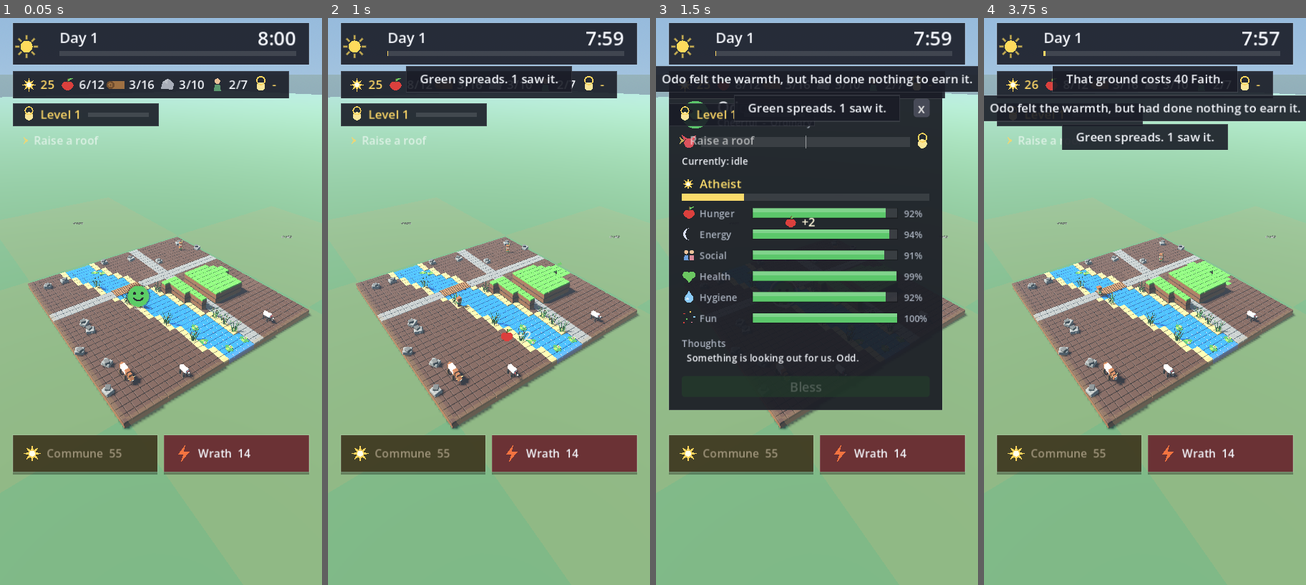
Above: before the commit, frames 1-4 (left to right).
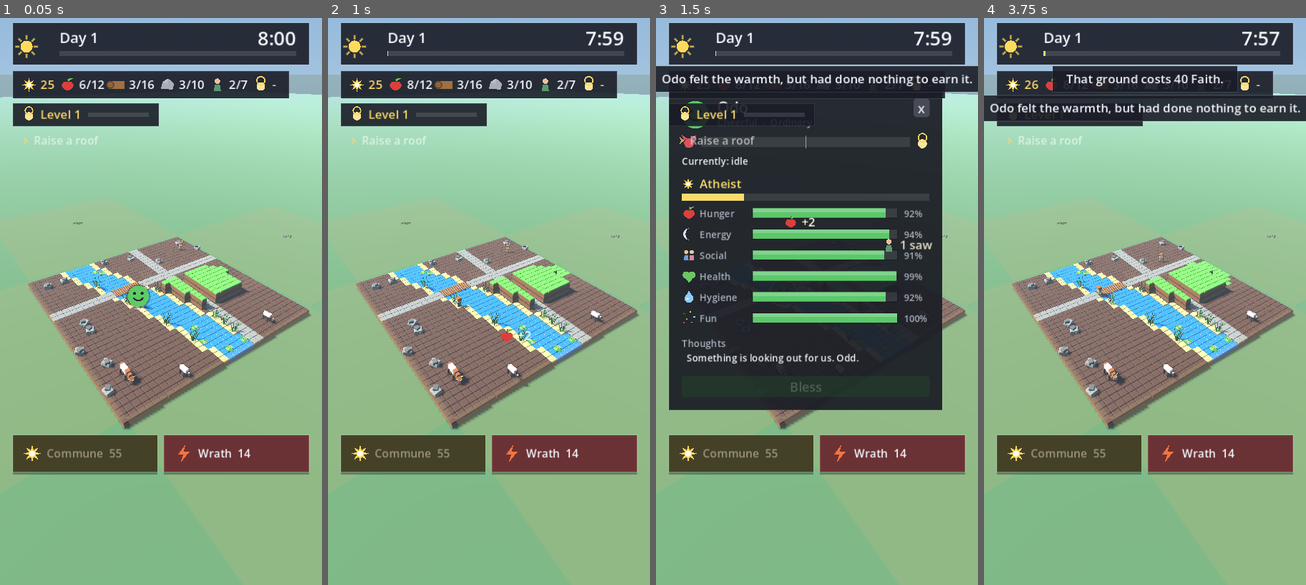
Above: after the commit, the same moments.

Repository: mandrille/gods-and-lamb
Game: Godot game, scene res://scenes/vale.tscn
Two runs of this game, one before a commit and one after it. Both use one fixed random seed, a clock stepped at 60 frames per second and the inputs below.
Inputs (mouse positions are in pixels of both pictures, inside the frame that each line leads up to):
- Up to frame 1 (0.05 s): no input
- Up to frame 2 (1 s): move the mouse to (559, 267) at 0.52 s; click (559, 267) at 0.67 s
- Up to frame 3 (1.5 s): drag from (752, 324) to (800, 414) at 1.27 s
- Up to frame 4 (3.75 s): click "x" at 2 s; move the mouse to (1177, 171) at 2.77 s; click (1177, 171) at 2.92 s; drag from (1128, 414) to (1048, 210) at 3.52 s

Frame 1 is identical in both runs. In frame 2, 1.1% of the frame differs, in the area x 24-76%, y 8-42%; in frame 3, 0.7%; in frame 4, 2.3%, in the area x 24-76%, y 18-24%.

Commit message:
The village visibly notices
Stage 3 of 16, and the one the spec calls the acceptance test: a
simulation event the player cannot perceive is not finished.

VILLAGERS TURN AND LOOK UP. `Follower.notice_at` stops them, pivots them
toward where the god acted, plays a new `awe` clip and hands them back to
what they were doing. The turn is the part that carries it -- at the
forty pixels a villager occupies on screen a gesture does not read and a
silhouette change does, which is the same trick the social layer already
uses to make two people look like they are talking.

The clip is a CYCLE back to rest rather than a one-shot, and that is what
made it affordable: `_play` forces every clip to LOOP_LINEAR and
early-returns when asked for the one already playing, so a true one-shot
would have needed the animation contract changed and a restore path added
to the state machine. A cycle goes through the existing player untouched
-- held for a beat it reads as one gesture, and if it ever loops it reads
as somebody still marvelling. Folk GLBs now carry five animations.

Capped at four reactors, nearest first, skipping anyone mid-job or
mid-conversation: twenty people snapping round in unison reads as a bug,
pulling a builder off a wall costs them the wall, and stealing a chatter
leaves `chatting_with` set with nobody facing back. Who turns is weighted
by personality.devotion -- the devout look up first, free characterisation
from a roll that already existed.

CHORUS is the only thing allowed to turn a divine act into a message.
Five acts inside one window now produce ONE notice line rather than five,
and the escalation ladder decides what each result earns from how much of
the village it touched rather than what kind of act it was. It amends the
top line instead of pushing near-identical ones, because `_say` de-dupes
on the exact string and an aggregated line carries a count.

Two duplicate paths went with it: `_touch_paid` counted its own witnesses
and wrote its own line, and the miracle cursor emitted `earned` PER
VILLAGER -- a wide miracle over eight people raced eight faith tokens at
the counter. The credit was always right; the picture of it was a pile-up.
One token per sweep now.

A tier crossing finally says its own name. `gain_faith` has always
returned the tiers it crossed and nothing used it, so a villager reaching
Believer -- the only progress in this game that cannot be lost -- happened
in silence.

33 probes green headless, and divine_probe asserts the whole chain: five
acts make one line, somebody turns, a marker goes up, the awe clip is what
is actually playing, and they resume.

Co-Authored-By: Claude Opus 5 <noreply@anthropic.com>

Diff:
--- a/godot/scripts/follower.gd
+++ b/godot/scripts/follower.gd
@@ -289,6 +289,36 @@
 		_wait()
 
 
+## LOOK AT IT. The whole visible reaction, and it costs one field.
+##
+## A villager who stops, pivots toward the place the god just acted, stands a
+## beat and walks on is unmistakably somebody who NOTICED -- and it reads at the
+## forty pixels a villager occupies at the play camera precisely because it
+## changes the SILHOUETTE. A gesture at that size does not read; a turn does. It
+## is the same trick the social layer already uses to make two people look like
+## they are talking.
+##
+## Borrowing State.TALK rather than adding a state: it already means "stopped,
+## facing something, not working", which is exactly this. The countdown lives in
+## `_process`'s TALK branch, which was a bare `pass`.
+var _notice_left := 0.0
+
+
+func notice_at(at: Vector3, secs := 1.2) -> void:
+	# NOT MID-JOB. `_begin_work` restarts a job when the state changes under it,
+	# so pulling a builder off a wall to gawp costs them the wall. And not
+	# mid-chat -- the social layer owns those, and stealing one leaves
+	# `chatting_with` set with nobody facing back.
+	if state == State.WORK or state == State.TALK:
+		return
+	stop_and_face(at)
+	# stop_and_face plays "idle"; the reaction wants its own clip. Falls back to
+	# idle on its own if the GLB predates the clip, so an old asset is a
+	# villager who turns without gesturing rather than an error.
+	_play("awe")
+	_notice_left = secs
+
+
 ## --- animation --------------------------------------------------------------
 ##
 ## Clips are matched by SUBSTRING against whatever the GLB actually contains,
@@ -303,7 +333,10 @@
 		push_warning("Follower: no AnimationPlayer in the GLB -- it will slide")
 		return
 	var have := _anim.get_animation_list()
-	for want in ["walk", "idle", "pickup", "chop"]:
+	# "awe" is the reaction clip. It is a CYCLE back to rest rather than a
+	# one-shot, which is what lets it go through `_play` untouched -- see
+	# folkrig.awe_action for why that mattered.
+	for want in ["walk", "idle", "pickup", "chop", "awe"]:
 		for n in have:
 			if want in String(n).to_lower():
 				_clips[want] = String(n)
@@ -374,8 +407,16 @@
 					_replan()
 				else:
 					_idle = 0.001      # somebody else is thinking; next frame
-		State.WORK, State.TALK:
+		State.WORK:
 			pass
+		State.TALK:
+			# Only a REACTION counts itself down. A real conversation is ended
+			# by the social layer calling resume(), and a timer here would cut
+			# people off mid-sentence.
+			if _notice_left > 0.0:
+				_notice_left -= delta
+				if _notice_left <= 0.0:
+					resume()
 
 
 ## Move to the next leg. Returns true if the route ENDED and the caller must
--- a/godot/scripts/player/miracle_cursor.gd
+++ b/godot/scripts/player/miracle_cursor.gd
@@ -556,7 +556,11 @@
 	var gain: float = divinity.boons.card_kick() * 0.55
 	_gain += gain
 	divinity.add_faith(gain)
-	divinity.earned.emit(gain, f.position + Vector3(0, 0.9, 0), "miracle")
+	# NO PER-VILLAGER `earned` HERE. A wide miracle sweeping eight people fired
+	# eight of these, and every one spawned its own faith token flying to the
+	# counter -- the exact pile-up the aggregation layer exists to prevent. The
+	# credit stays; only the announcement moves. `_end` already carries both
+	# totals and reports once, at the cloud's last position.
 
 
 ## Drop something on open ground under the effigy, at most once per cell.
--- /dev/null
+++ b/godot/scripts/ui/chorus.gd
@@ -0,0 +1,161 @@
+extends Node
+class_name Chorus
+
+## What the village says back, said once.
+##
+## `Divinity.witnessed` now fires with a full witness list for every divine act,
+## and the naive thing to do with it is give each villager their own floating
+## number. That is exactly the failure this exists to prevent: six people near a
+## miracle producing six "+2 Faith" labels tells the player less than one line
+## saying six people saw it, and it does it while covering the village up.
+##
+## So this is the ONLY subscriber to that signal, and the only thing in the game
+## allowed to turn a divine act into a message. It collects results inside a
+## short window, merges the ones that belong together, and emits one summary.
+##
+## THE WINDOW IS SHORTER THAN THE TOUCH COOLDOWN on purpose (0.35 against 0.45).
+## Ordinary drumming on the ground therefore flushes once per touch rather than
+## piling into a mush; the batching is for things that genuinely happen at once
+## -- a wide miracle over eight people, a disaster answered, a tide greening
+## under two separate clusters.
+
+const WINDOW := 0.35               ## village-seconds a batch stays open
+## Two acts further apart than this are two events, however close in time.
+const NEAR := 6.0
+## Minimum gap between two sounds from HERE. Dropped, not queued: a late sound
+## is worse than no sound, and SFX has only eight voices with no throttle of its
+## own -- a ninth call steals a voice mid-note.
+const SOUND_GAP := 0.25
+
+var floaters = null
+var fxe = null
+var sfx = null
+var hud = null
+var village = null
+
+## The open batch: {kind, at, seen, faith, tiers, verb, opened, crossed}.
+var _batch: Dictionary = {}
+var _last_sound := -99.0
+## The kind of the notice line currently on top of the stack, so a second
+## result of the same kind AMENDS it instead of pushing a near-identical line.
+var _last_line_kind := ""
+
+
+func _ready() -> void:
+	process_mode = Node.PROCESS_MODE_ALWAYS
+
+
+func listen(divinity) -> void:
+	if divinity != null:
+		divinity.witnessed.connect(take)
+
+
+## One resolved act. Merges into the open batch or flushes it and opens a new
+## one.
+func take(r: Dictionary) -> void:
+	var kind := String(r.get("kind", ""))
+	var at: Vector3 = r.get("at", Vector3.ZERO)
+	if not _batch.is_empty():
+		if String(_batch["kind"]) == kind \
+				and (_batch["at"] as Vector3).distance_to(at) <= NEAR:
+			_merge(r)
+			return
+		_flush()
+	_batch = {
+		"kind": kind, "at": at, "seen": 0, "faith": 0.0, "tiers": 0,
+		"verb": String(r.get("verb", "")), "opened": _now(), "crossed": [],
+	}
+	_merge(r)
+
+
+func _merge(r: Dictionary) -> void:
+	var seen: int = int(r.get("seen", 0))
+	var was: int = int(_batch["seen"])
+	# The centroid, weighted by how many each contributed, so a batch that
+	# straddles two clusters lands between them rather than on the last one.
+	if seen > 0:
+		var at: Vector3 = r.get("at", Vector3.ZERO)
+		_batch["at"] = ((_batch["at"] as Vector3) * float(was)
+						+ at * float(seen)) / float(was + seen)
+	_batch["seen"] = was + seen
+	_batch["faith"] = float(_batch["faith"]) + float(r.get("faith", 0.0))
+	_batch["tiers"] = int(_batch["tiers"]) + int(r.get("tiers", 0))
+	if String(r.get("verb", "")) != "":
+		_batch["verb"] = String(r.get("verb", ""))
+
+
+func _process(_delta: float) -> void:
+	# The first line, and it matters: this runs every frame for the whole
+	# session and almost always has nothing to do.
+	if _batch.is_empty():
+		return
+	if _now() - float(_batch["opened"]) >= WINDOW:
+		_flush()
+
+
+func _now() -> float:
+	return float(village.now) if village != null else 0.0
+
+
+## THE ESCALATION LADDER. What a result earns depends on how much of the
+## village it touched, not on what kind of act it was -- an apple that four
+## people saw is a bigger event than a miracle nobody was near.
+func _flush() -> void:
+	if _batch.is_empty():
+		return
+	var b := _batch
+	_batch = {}
+	var seen: int = int(b["seen"])
+	var faith: float = float(b["faith"])
+	var tiers: int = int(b["tiers"])
+	var at: Vector3 = b["at"]
+
+	# Tier 0 -- nobody saw it and nothing was earned. The caller's own click
+	# feedback already fired; there is nothing to add and adding it anyway is
+	# how a game ends up narrating itself.
+	if seen <= 0 and faith < 0.5:
+		return
+
+	# Tier 1 -- somebody saw it.
+	if floaters != null and seen > 0:
+		floaters.puff("pop", "%d saw" % seen, at + Vector3(0, 1.1, 0))
+
+	# Tier 2 -- it was worth something.
+	if faith >= 6.0 and floaters != null:
+		floaters.spawn("faith", "faith", int(round(faith)), at)
+
+	# Tier 3 -- enough of the village to be worth a line.
+	if seen >= 4 or tiers >= 1:
+		_line("%s %d saw it." % [String(b["verb"]), seen] if seen > 0
+			  else String(b["verb"]), String(b["kind"]))
+
+	# Tier 4 -- somebody's belief actually moved. This is the rare one, and the
+	# only progress in the game that cannot be lost.
+	if tiers >= 1:
+		if fxe != null:
+			fxe.burst("bless", at + Vector3(0, 0.5, 0),
+					  clampf(0.35 + 0.15 * float(seen), 0.35, 1.0))
+		_sound("bless")
+
+
+func _line(text: String, kind: String) -> void:
+	if hud == null or text.strip_edges() == "":
+		return
+	# AMEND rather than push when the last line was the same kind of thing.
+	# `HUD._say` de-dupes on the exact string, and an aggregated line carries a
+	# count -- so "3 saw it" and "4 saw it" are different strings and three
+	# touches would fill the whole three-deep stack with near-identical lines.
+	if kind == _last_line_kind and hud.has_method("amend"):
+		hud.amend(text, 4.0)
+	else:
+		hud._say(text, 4.0)
+	_last_line_kind = kind
+
+
+func _sound(name: String) -> void:
+	if sfx == null:
+		return
+	if _now() - _last_sound < SOUND_GAP:
+		return
+	_last_sound = _now()
+	sfx.play(name)
--- a/godot/scripts/ui/hud.gd
+++ b/godot/scripts/ui/hud.gd
@@ -347,6 +347,18 @@
 	_say(msg, 2.0)
 
 
+## REWRITE THE TOP LINE. `_say` de-dupes on the exact string, which is enough
+## for "Not enough Faith" and useless for an aggregated line: it carries a
+## count, so "3 saw it" and "4 saw it" are different strings and three touches
+## would fill the whole stack with near-identical lines.
+func amend(text: String, secs: float) -> void:
+	if _notices.is_empty():
+		_say(text, secs)
+		return
+	_notices[0]["text"] = text
+	_notices[0]["left"] = secs
+
+
 func _say(text: String, secs: float) -> void:
 	# A repeat refreshes the line it is already on rather than stacking three
 	# copies of "Not enough Faith to strike."
--- a/godot/scripts/ui/overhead.gd
+++ b/godot/scripts/ui/overhead.gd
@@ -45,6 +45,16 @@
 
 var host = null                         ## ValeRoot
 var rig = null                          ## CameraRig
+
+## WHO IS LOOKING UP, and until when. `instance id -> {glyph, until}`, keyed on
+## the village clock so it survives a time-scale change.
+##
+## No registration system for one caller: `_draw` is a hard-coded priority chain
+## and its order is load-bearing, so a marker kind is a branch in that chain
+## plus a draw helper. This one goes ABOVE guilt -- a reaction lasts a second
+## and guilt lasts many, so briefly outranking it costs nothing, while losing to
+## it would make the reaction invisible on exactly the most interesting people.
+var _looking: Dictionary = {}
 
 var hovered = null
 var selected = null
@@ -84,6 +94,13 @@
 ## ray the player misses. A generous screen-space radius is what makes clicking
 ## a villager feel like clicking a villager. Nearest-to-cursor wins so a crowd
 ## does not become a lottery.
+## Mark somebody as having noticed something, for `secs` of village time.
+func mark(f, secs := 1.2) -> void:
+	if f == null or host == null or host.village == null:
+		return
+	_looking[f.get_instance_id()] = float(host.village.now) + secs
+
+
 func under(at: Vector2):
 	var best = null
 	var best_score := 1.0
@@ -158,6 +175,22 @@
 	get_viewport().set_input_as_handled()
 
 
+## A struck exclamation on the same dark disc the job badge uses. Drawn from
+## polygons rather than typed as a character -- the default font has no emoji
+## and renders one as a hollow box, which is the note at the top of this file.
+func _wonder(at: Vector2) -> void:
+	var beat: float = 1.0 + 0.10 * sin(float(Time.get_ticks_msec()) * 0.010)
+	var c := at + Vector2(0, -20)
+	draw_circle(c, 12.0 * beat, Color(0.08, 0.09, 0.12, 0.72))
+	draw_arc(c, 12.0 * beat, 0.0, TAU, 20, Color(0.99, 0.84, 0.40, 0.55),
+			 1.5, true)
+	var g := Color(0.99, 0.90, 0.55)
+	draw_colored_polygon(PackedVector2Array([
+		c + Vector2(-1.6, -6.5), c + Vector2(1.6, -6.5),
+		c + Vector2(1.0, 1.5), c + Vector2(-1.0, 1.5)]), g)
+	draw_circle(c + Vector2(0, 4.6), 1.7, g)
+
+
 func _draw() -> void:
 	if host == null or rig == null or rig.cam == null:
 		return
@@ -188,6 +221,13 @@
 		# player's cue to act and it expires in a few seconds -- a mark you
 		# only see by hovering is a mark you never see. It sits above the chat
 		# bubble in priority for the same reason.
+		# LOOKING UP, above everything: it is the shortest-lived mark there is.
+		if _looking.has(f.get_instance_id()):
+			if float(_looking[f.get_instance_id()]) > float(host.village.now):
+				_wonder(p)
+				continue
+			_looking.erase(f.get_instance_id())
+
 		if host.divinity != null and host.divinity._is_guilty(f):
 			_guilt(p)
 			continue
--- a/godot/scripts/vale_root.gd
+++ b/godot/scripts/vale_root.gd
@@ -61,6 +61,7 @@
 var overhead: Overhead
 var panel: VillagerPanel
 var hud: HUD
+var chorus: Chorus = null
 var floaters: Floaters
 var draft: BoonDraft
 var cursor: MiracleCursor
@@ -587,6 +588,58 @@
 			_tides.erase(t)
 
 
+## THEY LOOK UP.
+##
+## The spec's acceptance test is that a first-time player can SEE that the
+## village noticed, without a tutorial and without reading a number. This is
+## that: whoever was nearest turns toward the act, an exclamation appears over
+## their head, and a tier crossing gets its name said out loud.
+##
+## CAPPED AT FOUR, nearest first. Twenty people snapping round in unison does
+## not read as twenty people noticing, it reads as a bug -- and the turn costs a
+## replan when they resume, which is the budget Follower guards at six a frame.
+const REACT_MAX := 4
+
+
+func _villagers_react(r: Dictionary) -> void:
+	var hits: Array = r.get("hits", [])
+	if hits.is_empty():
+		return
+	var at: Vector3 = r.get("at", Vector3.ZERO)
+	var sorted := hits.duplicate()
+	sorted.sort_custom(func(a, b):
+		return (a[0] as Node3D).position.distance_squared_to(at) 			< (b[0] as Node3D).position.distance_squared_to(at))
+	var turned := 0
+	for h in sorted:
+		if turned >= REACT_MAX:
+			break
+		var f = h[0]
+		if not is_instance_valid(f) or f.brain == null:
+			continue
+		# THE DEVOUT LOOK UP FIRST. Free characterisation from a roll that
+		# already exists, and it keeps a crowd from moving as one body.
+		var chance: float = 0.35 + 0.55 * float(f.brain.personality.devotion)
+		if _rng.randf() > chance:
+			continue
+		f.notice_at(at)
+		if overhead != null:
+			overhead.mark(f)
+		turned += 1
+
+	# A TIER CROSSING SAYS ITS OWN NAME. `gain_faith` has always returned the
+	# number of tiers crossed and nothing ever used it, so a villager reaching
+	# Believer -- the one piece of progress in this game that cannot be lost --
+	# happened in total silence.
+	if int(r.get("tiers", 0)) <= 0 or floaters == null:
+		return
+	for h in hits:
+		var f = h[0]
+		if is_instance_valid(f) and f.brain != null:
+			floaters.puff("bless", f.brain.faith_tier(),
+						  f.position + Vector3(0, 1.35, 0))
+			break
+
+
 ## Is a BUILDING standing here? Dressing and trees do not count -- they are
 ## things the ground carries, not things that depend on it.
 func _building_on(cell: Vector2i) -> bool:
@@ -670,10 +723,13 @@
 		fxe.burst(String(act.get("fx", "grove")), at + Vector3(0, 0.4, 0))
 	if sfx != null:
 		sfx.play(String(act.get("sfx", "pick")))
-	if seen > 0 and divinity != null:
-		divinity.notice.emit("%s %d saw it."
-			% [String(act.get("verb", "")), seen])
-	elif divinity != null:
+	# THE MESSAGE IS CHORUS'S JOB NOW. This counted its own witnesses and wrote
+	# its own line, and a second line saying the same thing is exactly what the
+	# aggregation layer exists to stop. What stays here is the click's own
+	# feedback -- the burst and the sound above -- which belongs to the touch
+	# rather than to what anyone thought of it.
+	if seen <= 0 and divinity != null:
+		# Nobody saw it, so Chorus stays quiet: say what happened, at least.
 		divinity.notice.emit(String(act.get("verb", "")))
 
 
@@ -1864,6 +1920,20 @@
 	floaters.hud = hud
 	ui.add_child(floaters)
 
+	# THE ONLY THING ALLOWED TO TURN A DIVINE ACT INTO A MESSAGE. Every witness
+	# result goes through here and comes out as one line rather than one per
+	# villager -- see chorus.gd for why that is the whole point of it.
+	chorus = Chorus.new()
+	chorus.name = "Chorus"
+	chorus.floaters = floaters
+	chorus.fxe = fxe
+	chorus.sfx = sfx
+	chorus.hud = hud
+	chorus.village = village
+	ui.add_child(chorus)
+	chorus.listen(divinity)
+	divinity.witnessed.connect(_villagers_react)
+
 	# The held miracle lives in the WORLD, not the UI: it is a cloud with a
 	# position, and it has to be occluded by the terrain like anything else.
 	cursor = MiracleCursor.new()
@@ -1884,9 +1954,15 @@
 		if touched == 0:
 			divinity.notice.emit(
 				"The %s passed over nothing at all." % id)
-		else:
-			divinity.notice.emit("The %s touched %d, and you gained %d Faith."
-				% [id, touched, int(gain)]))
+			return
+		divinity.notice.emit("The %s touched %d, and you gained %d Faith."
+			% [id, touched, int(gain)])
+		# ONE token for the whole sweep. The cursor used to emit `earned` per
+		# villager, so eight people meant eight tokens racing the counter; the
+		# credit was always right and the picture of it was a pile-up.
+		if floaters != null and gain >= 1.0:
+			floaters.spawn("faith", "faith", int(round(gain)),
+						   cursor.global_position - Vector3(0, 1.6, 0)))
 
 	# The draft sits ABOVE everything and takes every click while it is open.
 	draft = BoonDraft.new()
--- a/godot/tools/divine_probe.gd
+++ b/godot/tools/divine_probe.gd
@@ -54,6 +54,8 @@
 	_check_novelty()
 	_check_novelty_spares_people()
 	_check_tiers()
+	_check_aggregation()
+	_check_they_notice()
 	_report()
 	quit(0 if _faults.is_empty() else 1)
 	return true
@@ -247,6 +249,88 @@
 			+ "downstream can know who saw it")
 
 
+## FIVE WITNESSES ARE ONE MESSAGE.
+##
+## The naive use of a witness list is a floating number over each head, and that
+## tells the player less than one line while covering the village up. This is
+## the assertion that the aggregation layer is actually doing its job -- and it
+## has to count LINES, because a version that batches the faith and still pushes
+## five notices has fixed nothing.
+func _check_aggregation() -> void:
+	var c = _root.chorus
+	if c == null:
+		_faults.append("there is no aggregation layer at all")
+		return
+	var lines := 0
+	_root.divinity.notice.connect(func(_t): lines += 1)
+	var said: Array = []
+	# Count what reaches the notice stack rather than the signal, because that
+	# is what the player actually sees.
+	var before: int = _root.hud._notices.size()
+	var at: Vector3 = _somewhere()
+	for i in 5:
+		var a := DivineAction.make("touch", at, 0.4, 8.0)
+		a.verb = "Green spreads."
+		_root.divinity.perform(a)
+	# Nothing has flushed yet: the window is still open.
+	var mid: int = _root.hud._notices.size() - before
+	_root.village.now = float(_root.village.now) + WorldTouch.COOLDOWN * 2.0
+	c._flush()
+	var after: int = _root.hud._notices.size() - before
+	print("[DIVINE] five acts in one window: %d notice line(s) mid-window, "
+		% mid + "%d after the flush" % after)
+	if after > 1:
+		_faults.append("five acts in one window produced %d notice lines -- "
+			% after + "the batch is not batching")
+	if mid > 1:
+		_faults.append("the batch emitted %d lines before its window closed"
+			% mid)
+
+
+## THEY VISIBLY NOTICE. The spec's acceptance test is that a first-time player
+## can SEE the village react without reading a number, and a turn is the only
+## thing that reads at the size a villager occupies on screen.
+func _check_they_notice() -> void:
+	var who = _anyone()
+	if who == null:
+		return
+	# Somewhere they are not standing, or "turned to face it" is meaningless.
+	var at: Vector3 = who.position + Vector3(3.0, 0.0, 0.0)
+	who.state = who.State.IDLE
+	who._notice_left = 0.0
+	var facing_before: float = who.rotation.y
+	var a := DivineAction.make("touch", at, 0.4, 8.0)
+	# Certain, so the devotion roll cannot make this flaky.
+	who.brain.personality.devotion = 1.0
+	_root._villagers_react(_root.divinity.perform(a))
+	var turned: bool = not is_equal_approx(who.rotation.y, facing_before)
+	var marked: bool = _root.overhead._looking.has(who.get_instance_id())
+	print("[DIVINE] after an act 3 m away: turned %s, marked %s, state %d"
+		% [turned, marked, who.state])
+	if not turned:
+		_faults.append("nobody turned toward the act -- the village noticing "
+			+ "is the whole acceptance test and it is invisible")
+	if not marked:
+		_faults.append("no marker went up over the villager who noticed")
+	# AND THEY GESTURE. The clip is a cycle back to rest so it can go through
+	# the normal player, but it still has to be the clip that is actually
+	# playing -- `_play` falls back to idle for a name it does not have, so a
+	# GLB exported before the clip existed would silently look like nothing.
+	var clip: String = who._anim.current_animation
+	print("[DIVINE] the villager who noticed is playing '%s'" % clip)
+	if not who._clips.has("awe"):
+		_faults.append("the folk GLB has no 'awe' clip -- the library was not "
+			+ "rebuilt after the rig gained one")
+	elif clip != String(who._clips["awe"]):
+		_faults.append("expected the awe clip and got '%s'" % clip)
+	# AND THEY GO BACK TO WORK. A reaction that never ends is a statue.
+	who._notice_left = 0.01
+	who._process(0.05)
+	if who.state == who.State.TALK:
+		_faults.append("the villager never resumed -- a reaction that does not "
+			+ "end leaves them standing there forever")
+
+
 func _anyone():
 	for f in _root.folk:
 		if is_instance_valid(f) and f.brain != null:
Binary file changed: godot/assets/library/Folk__adventurer.glb
Binary file changed: godot/assets/library/Folk__bard.glb
Binary file changed: godot/assets/library/Folk__builder.glb
Binary file changed: godot/assets/library/Folk__hunter.glb
Binary file changed: godot/assets/library/Folk__lumberjack.glb
Binary file changed: godot/assets/library/Folk__miner.glb
Binary file changed: godot/assets/library/Folk__nurse.glb
Binary file changed: godot/assets/library/Folk__priest.glb
Binary file changed: godot/assets/library/Folk__villager.glb
Not shown, added: godot/scripts/ui/chorus.gd.uid
